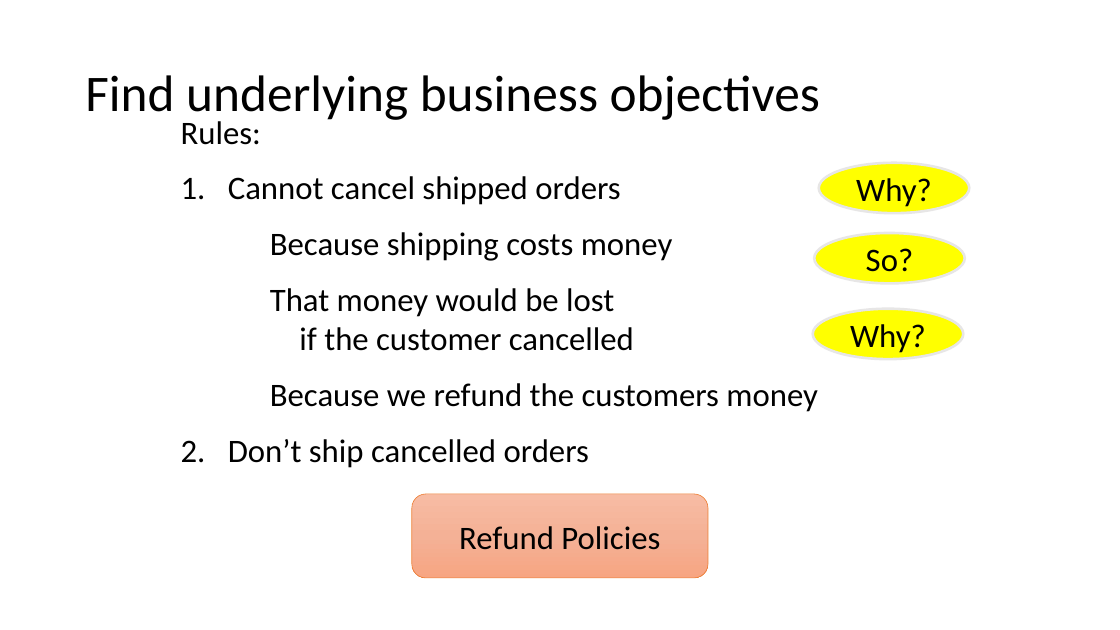
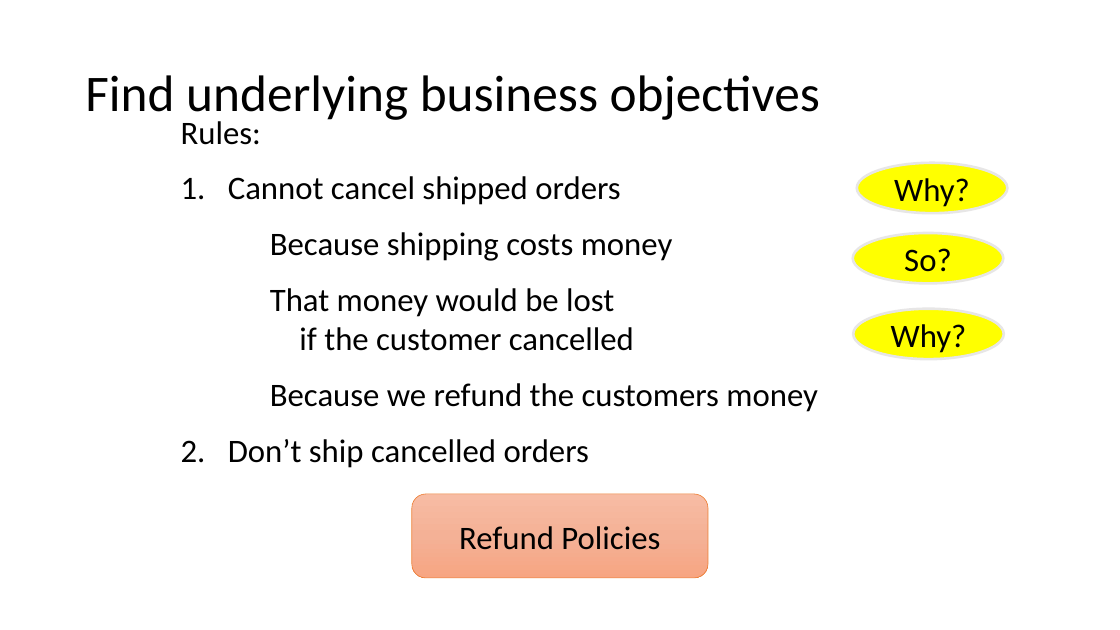
Before and after one commit to Particular/SagaMasterClass, a slide deck: slide 69 of SagaMasterClass.pptx (slide 59 before the commit). Drawn at 1120x630 pixels with LibreOffice and Linux fonts; fonts in the diff are those of the drawing. Boxes give left, top, right and bottom in pixels: in the first picture for what was removed or moved away, otherwise in the second. Text is boxed around its words. In the diff, an @@ line names an element or a change of style, - is before the commit and + after.

```diff
--- a/SagaMasterClass.pptx
+++ b/SagaMasterClass.pptx
@@ 3 ellipses: place and size @@
-3 ellipses at box(813, 163, 970, 360)
+3 ellipses at box(853, 163, 1007, 360)
```
Also in this commit, not shown: 6 other slides changed, 10 slides added.
